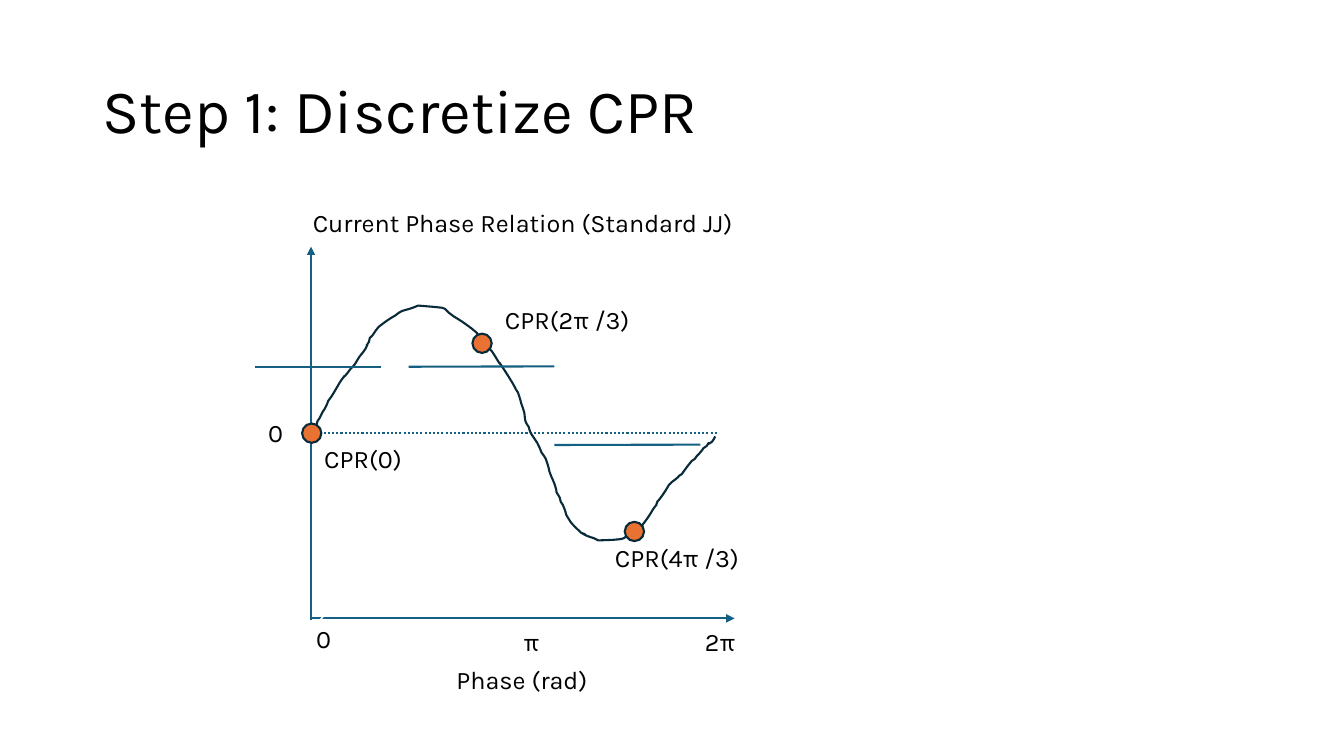
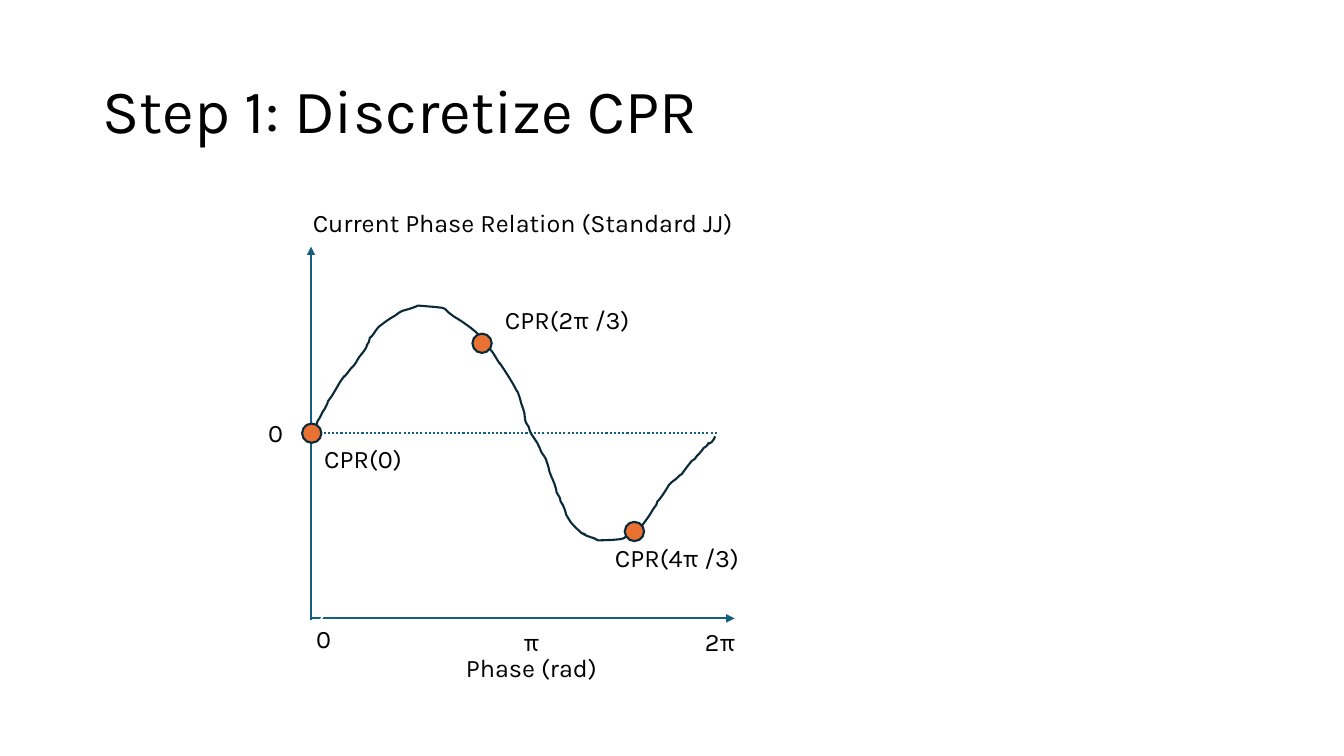
Before and after one commit to AidanJacobsen/CPR-Extraction, a slide deck: slide 1 of Explanation.pptx. Drawn at 1344x756 pixels with LibreOffice and Linux fonts; fonts in the diff are those of the drawing. Boxes give left, top, right and bottom in pixels: in the first picture for what was removed or moved away, otherwise in the second. Text is boxed around its words. In the diff, an @@ line names an element or a change of style, - is before the commit and + after.

```diff
--- a/Explanation.pptx
+++ b/Explanation.pptx
@@ line removed from (255, 367) to (381, 367) @@
@@ line removed from (408, 367) to (555, 366) @@
@@ line removed from (555, 445) to (701, 445) @@
@@ text "Phase (rad)": place and size @@
-text "Phase (rad)" at <box>456,671,588,692</box>
+text "Phase (rad)" at <box>466,659,597,680</box>
```
Also in this commit, not shown: 1 slide added, 6 other files.
